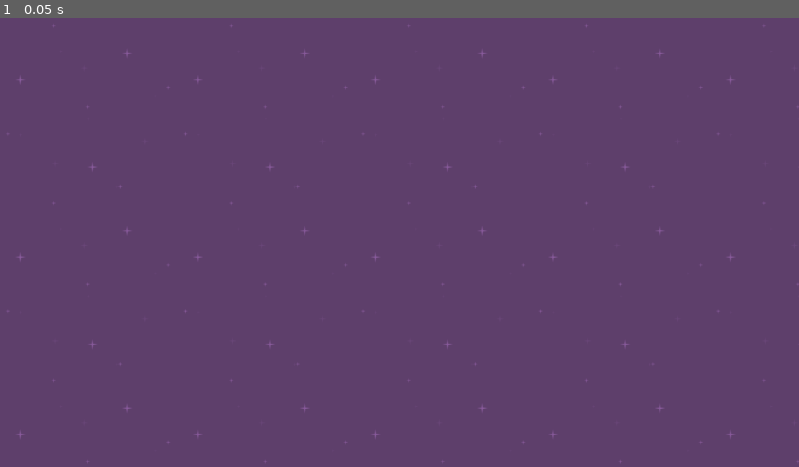
Above: before the commit, frame 1.
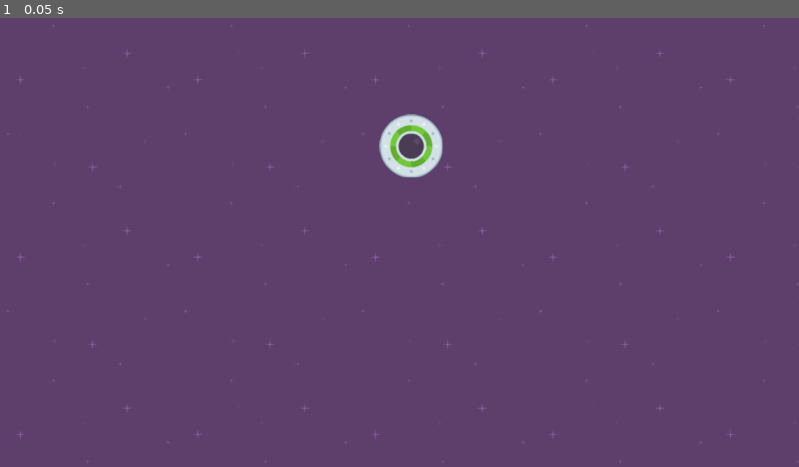
Above: after the commit, the same moment.

Repository: joelgroomer/godot-gamedev-2d-course
Game: Godot game, scene res://level_1.tscn
Two runs of this game, one before a commit and one after it. Both use one fixed random seed, a clock stepped at 60 frames per second and the inputs below.
Inputs:
- Up to frame 1 (0.05 s): no input

The runs differ from the first frame. In frame 1, 0.8% of the frame differs, in the area x 47-56%, y 21-36%.

Commit message:
Add instance of Player to Level1

Diff:
--- a/speedy_saucer/level_1.tscn
+++ b/speedy_saucer/level_1.tscn
@@ -1,6 +1,7 @@
-[gd_scene load_steps=2 format=3 uid="uid://r1r7l0kiqsrp"]
+[gd_scene load_steps=3 format=3 uid="uid://r1r7l0kiqsrp"]
 
 [ext_resource type="Texture2D" uid="uid://cbp20jildw8jj" path="res://purple.png" id="1_5d367"]
+[ext_resource type="PackedScene" uid="uid://4yo2th38dx2" path="res://player.tscn" id="2_0xh43"]
 
 [node name="Level1" type="Node2D"]
 
@@ -9,3 +10,6 @@
 offset_bottom = 648.0
 texture = ExtResource("1_5d367")
 stretch_mode = 1
+
+[node name="Player" parent="." instance=ExtResource("2_0xh43")]
+position = Vector2(593, 185)
